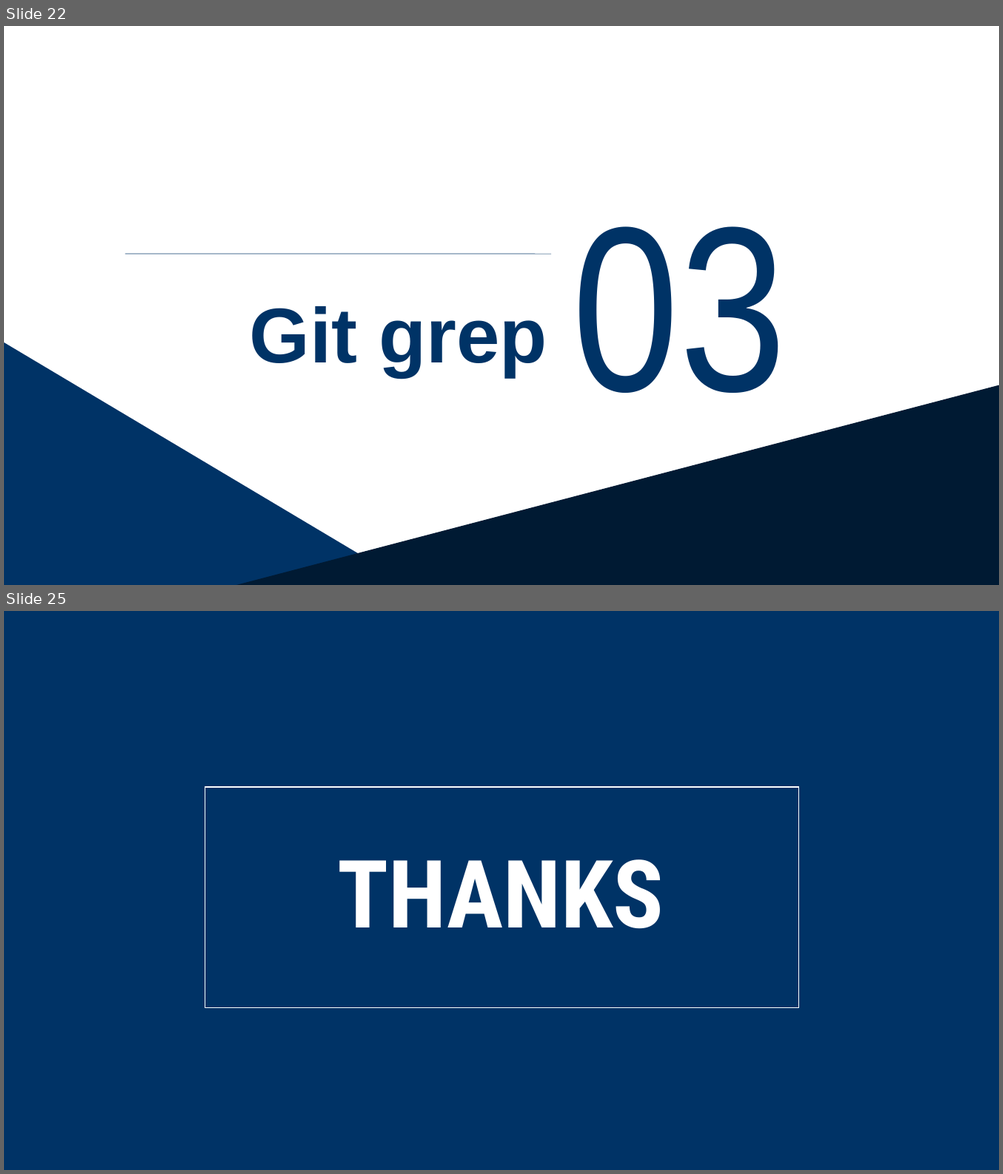
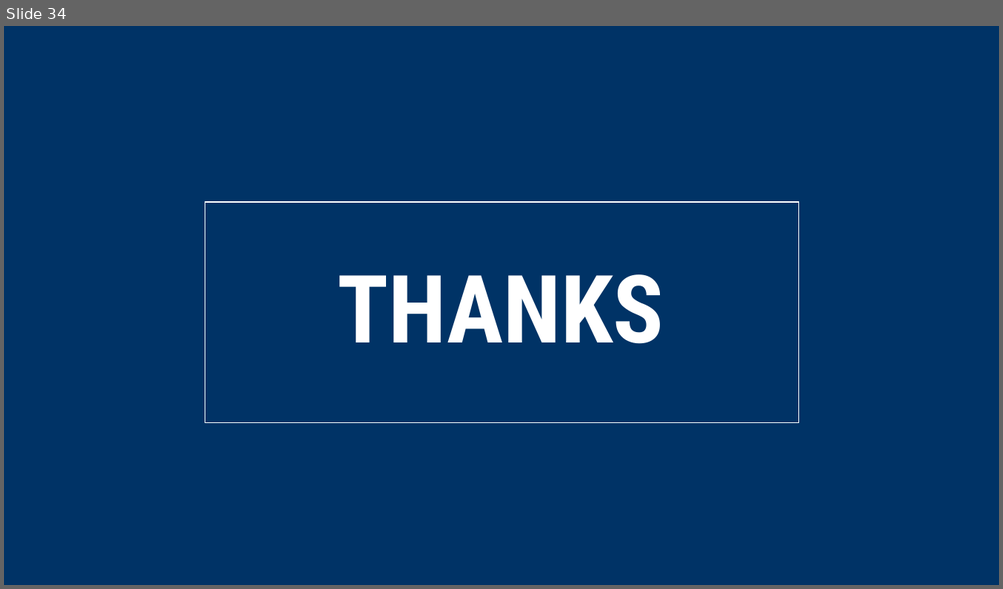
Before and after one commit to lss0928/git_test, a slide deck: svg/走进SVG.pptx. Shown one above the other, each under a label of ours: slides 22 and 25 before the commit, slide 34 after it; the slides between them are not shown. The pictures are 1003x1174 and 1003x589 pixels, drawn with LibreOffice and Linux fonts; fonts in the diff are those of the drawing. Boxes give left, top, right and bottom in pixels: in the first picture for what was removed or moved away, otherwise in the second. Text is boxed around its words. In the diff, an @@ line names an element or a change of style, - is before the commit and + after.

```diff
--- a/svg/走进SVG.pptx
+++ b/svg/走进SVG.pptx
@@ slide 22 removed at (4,26,999,585), background #FFFFFF @@
@@ text removed at (572,227,785,393) @@
-03
@@ line removed from (125, 255) to (551, 255) @@
@@ text removed at (250,306,547,377) @@
-Git grep
@@ freeform shape removed at (4,343,412,585) @@
@@ freeform shape removed at (236,386,999,585) @@
@@ what was slide 25 is now slide 34 @@
```
Also in this commit, not shown: 16 slides changed, 16 slides added, 6 other slides removed, 15 other files.
